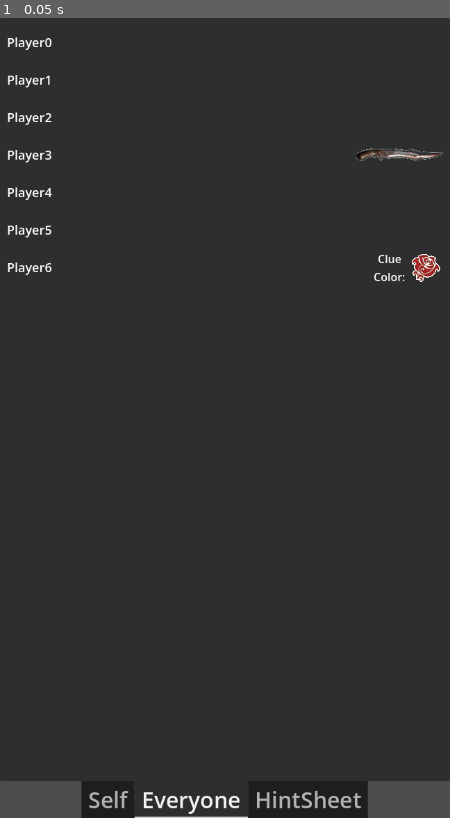
Above: before the commit, frame 1.
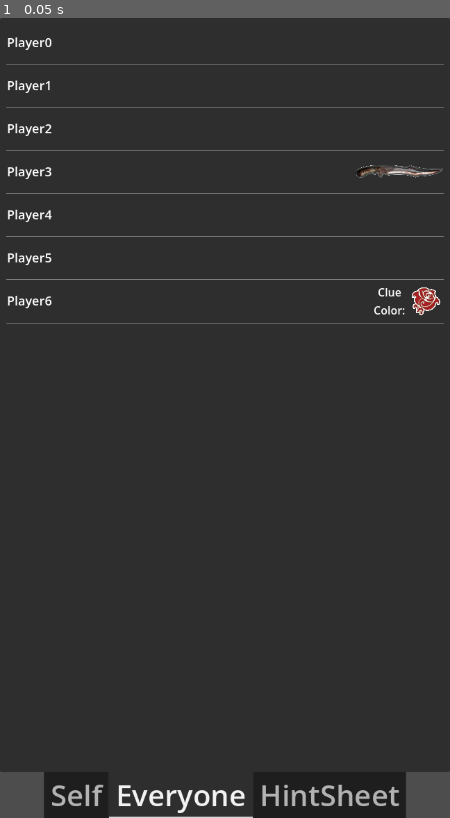
Above: after the commit, the same moment.

Repository: jdbecker/Stabby-Game
Game: Godot game, scene res://ui/player_views/player_view.tscn
Two runs of this game, one before a commit and one after it. Both use one fixed random seed, a clock stepped at 60 frames per second and the inputs below. This scene is started directly instead of the project's main scene.
Inputs:
- Up to frame 1 (0.05 s): no input

The runs differ from the first frame. In frame 1, 4.3% of the frame differs, in the area x 0-100%, y 5-100%.

Commit message:
add separater to character_row_ui

Diff:
--- a/ui/character_row_ui.gd
+++ b/ui/character_row_ui.gd
@@ -1,5 +1,5 @@
 class_name CharacterRowUI
-extends HBoxContainer
+extends VBoxContainer
 
 var character: Character
 
@@ -26,6 +26,7 @@
 @onready var clue_color: HBoxContainer = %ClueColor
 @onready var clue_color_icon: TextureRect = %ClueColorIcon
 @onready var rank_wound: TextureRect = %RankWound
+@onready var character_h_box: HBoxContainer = %CharacterHBox
 var affiliation_wounds : Array[TextureRect] = []
 
 
@@ -50,7 +51,7 @@
 		var new_wound := TextureRect.new()
 		affiliation_wounds.append(new_wound)
 		new_wound.expand_mode = TextureRect.EXPAND_FIT_WIDTH_PROPORTIONAL
-		add_child(new_wound)
+		character_h_box.add_child(new_wound)
 		match wound:
 			CharacterStats.Wound.RED: new_wound.texture = WOUND_RED_ICON
 			CharacterStats.Wound.BLUE: new_wound.texture = WOUND_BLUE_ICON
--- a/ui/character_row_ui.tscn
+++ b/ui/character_row_ui.tscn
@@ -5,11 +5,18 @@
 [ext_resource type="Texture2D" uid="uid://bufdewe0mkvel" path="res://assets/icons/clan red icon.png" id="2_gpb4u"]
 [ext_resource type="Texture2D" uid="uid://cx7lt7jfdi23g" path="res://assets/icons/wound rank1 icon.png" id="3_8yo3b"]
 
-[node name="CharacterRowUI" type="HBoxContainer" unique_id=807379629]
+[node name="CharacterRowUI" type="VBoxContainer" unique_id=56721085]
 custom_minimum_size = Vector2(0, 50)
+offset_right = 184.0
+offset_bottom = 50.0
 script = ExtResource("1_gpb4u")
 
-[node name="CharacterName" type="Label" parent="." unique_id=265746492]
+[node name="CharacterHBox" type="HBoxContainer" parent="." unique_id=1750043842]
+unique_name_in_owner = true
+custom_minimum_size = Vector2(0, 50)
+layout_mode = 2
+
+[node name="CharacterName" type="Label" parent="CharacterHBox" unique_id=265746492]
 unique_name_in_owner = true
 layout_mode = 2
 size_flags_horizontal = 3
@@ -17,7 +24,7 @@
 text = "Character Full Name"
 clip_text = true
 
-[node name="KnifeIcon" type="TextureRect" parent="." unique_id=21062776]
+[node name="KnifeIcon" type="TextureRect" parent="CharacterHBox" unique_id=21062776]
 unique_name_in_owner = true
 custom_maximum_size = Vector2(125, -1)
 layout_mode = 2
@@ -26,12 +33,12 @@
 expand_mode = 3
 stretch_mode = 5
 
-[node name="ClueColor" type="HBoxContainer" parent="." unique_id=693933509]
+[node name="ClueColor" type="HBoxContainer" parent="CharacterHBox" unique_id=693933509]
 unique_name_in_owner = true
 visible = false
 layout_mode = 2
 
-[node name="ClueColorLabel" type="Label" parent="ClueColor" unique_id=175803268]
+[node name="ClueColorLabel" type="Label" parent="CharacterHBox/ClueColor" unique_id=175803268]
 layout_mode = 2
 size_flags_horizontal = 3
 text = "Clue
@@ -39,15 +46,18 @@
 horizontal_alignment = 1
 vertical_alignment = 1
 
-[node name="ClueColorIcon" type="TextureRect" parent="ClueColor" unique_id=1539579962]
+[node name="ClueColorIcon" type="TextureRect" parent="CharacterHBox/ClueColor" unique_id=1539579962]
 unique_name_in_owner = true
 layout_mode = 2
 size_flags_horizontal = 8
 texture = ExtResource("2_gpb4u")
 
-[node name="RankWound" type="TextureRect" parent="." unique_id=1911980469]
+[node name="RankWound" type="TextureRect" parent="CharacterHBox" unique_id=1911980469]
 unique_name_in_owner = true
 layout_mode = 2
 size_flags_horizontal = 8
 texture = ExtResource("3_8yo3b")
 expand_mode = 3
+
+[node name="HSeparator" type="HSeparator" parent="." unique_id=1898280350]
+layout_mode = 2
--- a/ui/player_views/player_view.gd
+++ b/ui/player_views/player_view.gd
@@ -43,11 +43,15 @@
 func test() -> void:
 	var game := Game.new(7)
 	all_characters = game.characters
-	current_character = all_characters[0]
+	current_character = all_characters.pick_random()
 
 
 func _ready() -> void:
 	test() # TODO remove
+	if not current_character:
+		push_error("PlayerView requires current_character to be set!")
+	if not all_characters:
+		push_error("PlayerView requires all_characters to be set!")
 	player_name_label.text = current_character.name
 	clan_color_image.texture = _get_clan_color_image(current_character.clan)
 	rank_wound.texture = _get_rank_icon(current_character)
--- a/ui/player_views/player_view.tscn
+++ b/ui/player_views/player_view.tscn
@@ -34,7 +34,7 @@
 anchor_bottom = 1.0
 grow_horizontal = 2
 grow_vertical = 2
-theme_override_font_sizes/font_size = 32
+theme_override_font_sizes/font_size = 42
 tab_alignment = 1
 current_tab = 1
 tabs_position = 1
@@ -62,18 +62,18 @@
 layout_mode = 0
 offset_left = 27.0
 offset_top = 131.0
-offset_right = 177.0
-offset_bottom = 281.0
+offset_right = 152.0
+offset_bottom = 256.0
 texture = ExtResource("2_u6ht3")
 expand_mode = 1
 stretch_mode = 5
 
 [node name="VBoxContainer" type="VBoxContainer" parent="TabContainer/Self" unique_id=1596858675]
 layout_mode = 0
-offset_left = 474.0
-offset_top = 136.0
-offset_right = 624.0
-offset_bottom = 630.0
+offset_left = 490.0
+offset_top = 141.0
+offset_right = 615.0
+offset_bottom = 635.0
 
 [node name="RankWound" type="TextureRect" parent="TabContainer/Self/VBoxContainer" unique_id=1998863644]
 unique_name_in_owner = true
